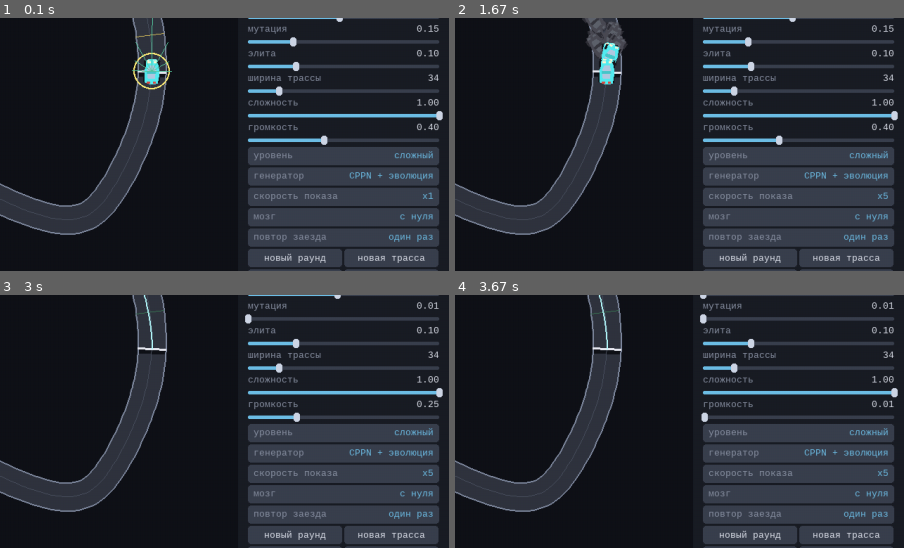
Above: before the commit, frames 1-4 (two rows, left to right).
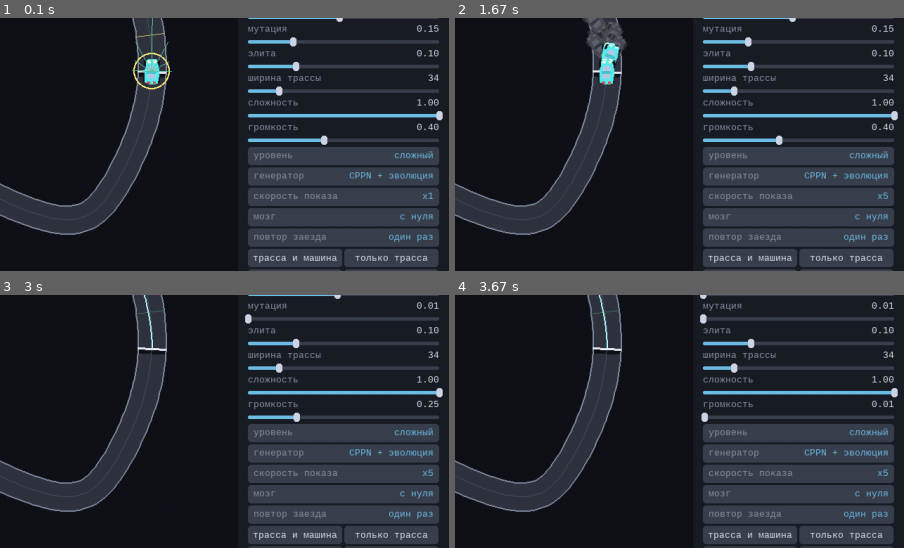
Above: after the commit, the same moments.

Repository: ALEXalesha/AiCar
Game: pygame game, started from main.py
Two runs of this game, one before a commit and one after it. Both use one fixed random seed, a clock stepped at 60 frames per second and the inputs below.
Inputs (mouse positions are % of the whole screen's width and height, from its top left):
- Up to frame 1 (0.1 s): no input
- Up to frame 2 (1.67 s): click (50, 50) at 0.38 s; hold L 0.67-1.13 s; press the mouse at (88, 41) at 1.2 s; move the mouse to (88, 58) at 1.3 s; release the mouse at (88, 76) at 1.43 s; press the mouse at (88, 70) at 1.53 s; move the mouse to (58, 75) at 1.63 s
- Up to frame 3 (3 s): release the mouse at (28, 81) at 1.77 s; click (42, 17) at 1.88 s; tap S at 2.17 s; press the mouse at (88, 46) at 2.53 s; move the mouse to (50, 52) at 2.63 s; release the mouse at (12, 58) at 2.77 s; press the mouse at (88, 65) at 2.87 s; move the mouse to (83, 45) at 2.97 s
- Up to frame 4 (3.67 s): release the mouse at (78, 26) at 3.1 s; press the mouse at (88, 41) at 3.2 s; move the mouse to (69, 36) at 3.3 s; release the mouse at (51, 31) at 3.43 s; click (68, 42) at 3.55 s
The pictures show only the part of the screen within x 50-100%, y 42-92%; the shares and areas given below are measured in that part.

The runs differ from the first frame. In frame 1, 0.4% of the frame differs, in the area x 56-96%, y 93-97%; in frame 2, 0.4%; in frame 3, 0.4%; in frame 4, 0.4%.

Commit message:
Звук не работал: микшер игнорировал запрос моно
Конструктор закрывал микшер и открывал заново с параметрами 22050 моно.
SDL отдавал запрошенную частоту, но число каналов игнорировал и открывал
стерео. make_sound падал на одномерном массиве, исключение ловилось
обработчиком нет-звуковой-карты, и игра работала молча.

На заглушке SDL_AUDIODRIVER=dummy каналы бралось как просили, поэтому
самопроверка сборки рапортовала, что звук есть.

Теперь микшер не трогаем: спрашиваем его формат и генерируем сэмплы под
него, моно-волна дублируется в нужное число каналов. SoundBank.reason
хранит причину отказа, самопроверка её печатает.

Кнопки переименованы: обе делали новую трассу, разница была только
в машинке, и по названиям это было не угадать.

Co-Authored-By: Claude Opus 5 <noreply@anthropic.com>

Diff:
--- a/main.py
+++ b/main.py
@@ -93,7 +93,7 @@
         p.toggle("speed", "скорость показа", SPEED_NAMES)
         p.toggle("brain", "мозг", BRAIN_NAMES)
         p.toggle("replay", "повтор заезда", REPLAY_NAMES)
-        p.buttons([("round", "новый раунд"), ("track", "новая трасса")])
+        p.buttons([("round", "трасса и машина"), ("track", "только трасса")])
         p.buttons([("show", "заезд"), ("pause", "пауза")])
         p.buttons([("save", "сохранить"), ("load", "загрузить")])
         self.ui = p
@@ -424,7 +424,7 @@
         f"запуск из архива: {paths.frozen()}",
         f"папка данных:     {paths.data_dir()}",
         f"модель трасс:     {'есть' if game.generator else 'нет'} ({cfg.MODEL_FILE})",
-        f"звук:             {'есть' if game.audio.enabled else 'нет'}",
+        f"звук:             {'есть' if game.audio.enabled else 'нет, ' + (game.audio.reason or 'нет устройства')}",
         f"трасса:           длина {game.track.length:.0f}, чекпоинтов {game.track.n_checkpoints}",
         f"обучение:         поколений {len(game.history)}, состояние {game.state}",
         f"лучший результат: {game.history[-1].best:.0f}" if game.history else "лучший результат: -",
--- a/sound.py
+++ b/sound.py
@@ -24,6 +24,21 @@
         return wave
     ext = np.concatenate([wave[-w:], wave, wave[:w]])
     return np.convolve(ext, np.ones(w) / w, mode="same")[w:-w]
+
+
+def fit_channels(sample, channels):
+    if channels <= 1:
+        return sample
+    return np.repeat(sample[:, None], channels, axis=1)
+
+
+def mixer_format():
+    ready = pygame.mixer.get_init()
+    if ready is None:
+        pygame.mixer.init()
+        ready = pygame.mixer.get_init()
+    rate, _, channels = ready
+    return int(rate), int(abs(channels))
 
 
 def engine_sample(freq, rate=None, rng=None):
@@ -73,15 +88,18 @@
         self.volume = cfg.VOLUME if volume is None else volume
         self.level = -1
         self.enabled = False
+        self.reason = ""
         try:
-            pygame.mixer.quit()
-            pygame.mixer.init(frequency=cfg.SAMPLE_RATE, size=-16, channels=1, buffer=512)
-            self.engine = [pygame.sndarray.make_sound(s) for s in engine_bank()]
-            self.crash = pygame.sndarray.make_sound(crash_sample())
-            self.finish = pygame.sndarray.make_sound(finish_sample())
+            rate, channels = mixer_format()
+            self.rate, self.channels = rate, channels
+            make = pygame.sndarray.make_sound
+            self.engine = [make(fit_channels(s, channels)) for s in engine_bank(rate=rate)]
+            self.crash = make(fit_channels(crash_sample(rate), channels))
+            self.finish = make(fit_channels(finish_sample(rate), channels))
             self.motor = pygame.mixer.Channel(0)
             self.effects = pygame.mixer.Channel(1)
-        except (pygame.error, AttributeError, ValueError):
+        except (pygame.error, AttributeError, ValueError) as problem:
+            self.reason = str(problem) or type(problem).__name__
             return
         self.enabled = True
         self.set_volume(self.volume)
--- a/tests/test_sound.py
+++ b/tests/test_sound.py
@@ -68,13 +68,46 @@
         assert np.abs(s).max() <= 32767
 
 
+def test_fit_channels_keeps_mono_as_is():
+    mono = np.arange(10, dtype=np.int16)
+    assert sound.fit_channels(mono, 1) is mono
+
+
+def test_fit_channels_doubles_a_mono_sample_for_stereo():
+    mono = np.arange(10, dtype=np.int16)
+    stereo = sound.fit_channels(mono, 2)
+    assert stereo.shape == (10, 2)
+    assert np.array_equal(stereo[:, 0], mono) and np.array_equal(stereo[:, 1], mono)
+
+
+def test_soundbank_works_on_a_stereo_mixer():
+    pygame.mixer.quit()
+    pygame.mixer.init(frequency=44100, size=-16, channels=2)
+    bank = sound.SoundBank(0.4)
+    assert bank.enabled, bank.reason
+    assert bank.channels == 2 and bank.rate == 44100
+    assert len(bank.engine) == cfg.ENGINE_LEVELS
+
+
+def test_soundbank_always_matches_the_real_mixer_format():
+    for rate, asked in ((22050, 1), (44100, 2), (48000, 2)):
+        pygame.mixer.quit()
+        pygame.mixer.init(frequency=rate, size=-16, channels=asked)
+        real_rate, _, real_channels = pygame.mixer.get_init()
+        bank = sound.SoundBank(0.4)
+        assert bank.enabled, bank.reason
+        assert (bank.rate, bank.channels) == (real_rate, abs(real_channels))
+
+
 def test_soundbank_survives_a_missing_audio_device(monkeypatch):
     def refuse(*args, **kwargs):
         raise pygame.error("нет аудиоустройства")
 
     monkeypatch.setattr(pygame.mixer, "init", refuse)
+    monkeypatch.setattr(pygame.mixer, "get_init", lambda: None)
     bank = sound.SoundBank()
     assert not bank.enabled
+    assert bank.reason
     bank.update(100.0, 200.0)
     bank.play_crash()
     bank.play_finish()
@@ -83,6 +116,7 @@
 
 
 def test_volume_is_clamped(monkeypatch):
+    monkeypatch.setattr(pygame.mixer, "get_init", lambda: None)
     monkeypatch.setattr(pygame.mixer, "init", lambda *a, **k: (_ for _ in ()).throw(pygame.error("нет")))
     bank = sound.SoundBank()
     bank.set_volume(5.0)
Not shown, changed: README.md
Not shown, changed: docs/modules/main.md
Not shown, changed: docs/modules/sound.md
